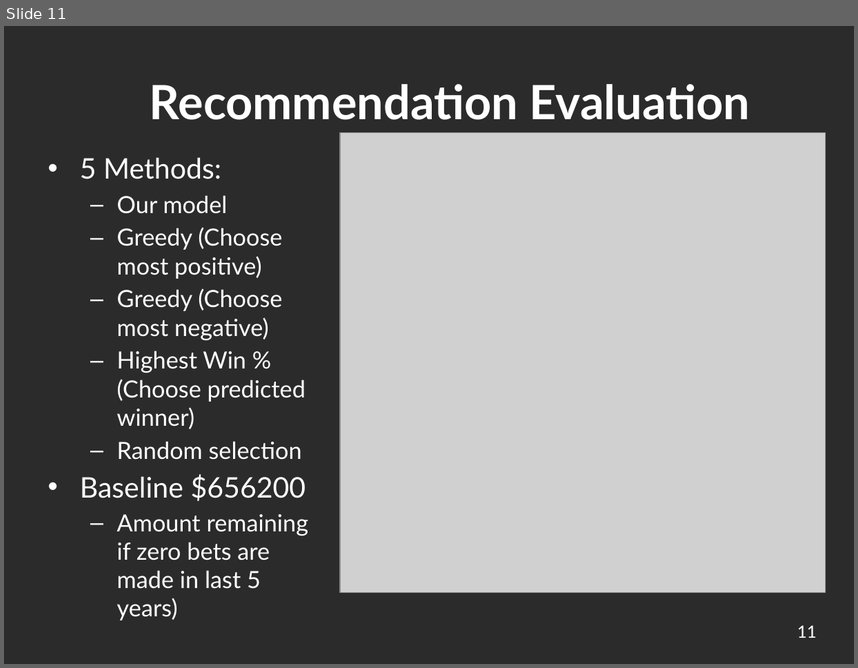
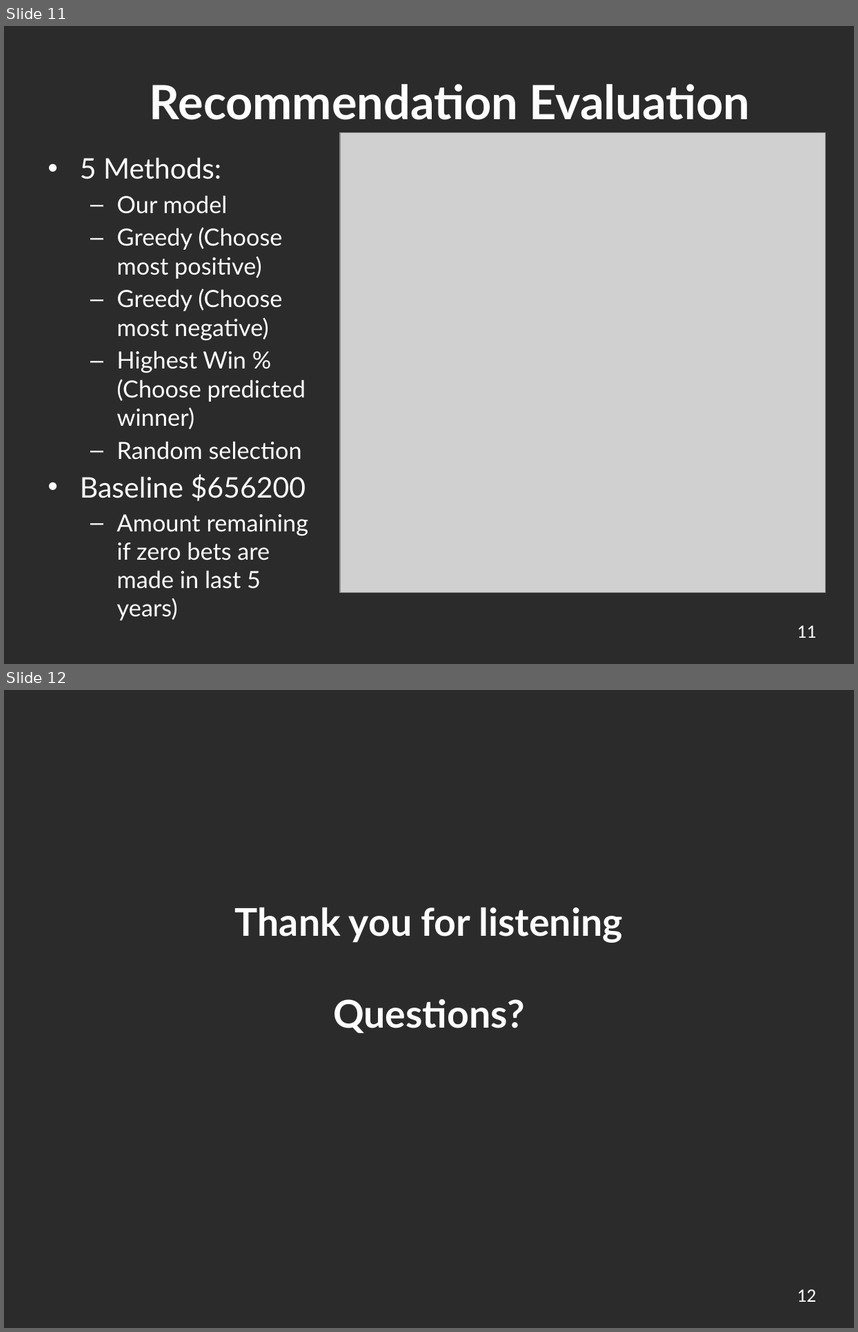
Before and after one commit to ickletsmulet/ECE-143-Group-19, a slide deck: Presentation.pptx. Shown one above the other, each under a label of ours: slide 11 before the commit, slides 11 and 12 after it. The pictures are 858x668 and 858x1332 pixels, drawn with LibreOffice and Linux fonts; fonts in the diff are those of the drawing; grey boxes stand for pictures; background and template pictures are left out; a plain dark background stands for a picture behind light text. Boxes give left, top, right and bottom in pixels: in the first picture for what was removed or moved away, otherwise in the second. Text is boxed around its words. In the diff, an @@ line names an element or a change of style, - is before the commit and + after.

```diff
--- a/Presentation.pptx
+++ b/Presentation.pptx
@@ slide 12 added at (4, 690, 854, 1328), background picture (left out) @@
@@ title added at (235, 907, 623, 1033), 32.4 pt, text #FFFFFF, bold @@
+Thank you for listening
+Questions?
@@ page number added at (797, 1289, 816, 1301), 16 pt, text #FFFFFF @@
+12
```
